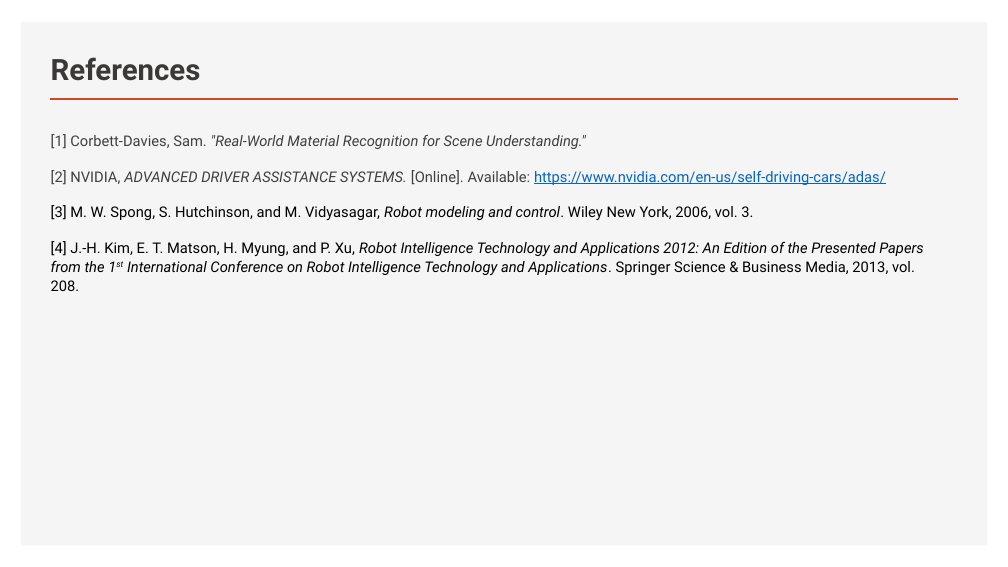
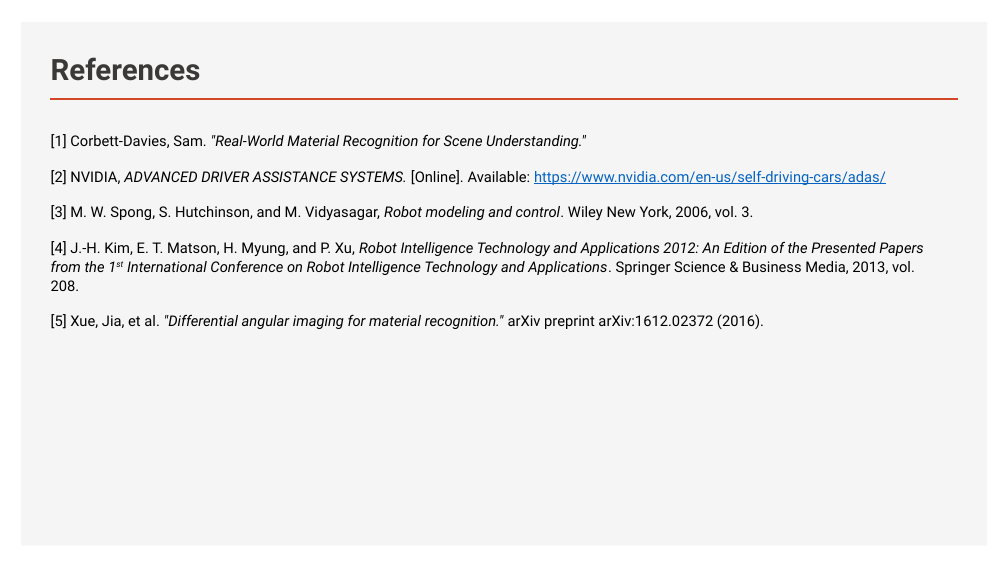
Before and after one commit to truongphucanh/material-classification, a slide deck: slide 14 of summary/slides/main.pptx (slide 11 before the commit). Drawn at 1008x567 pixels with LibreOffice and Linux fonts; fonts in the diff are those of the drawing. Boxes give left, top, right and bottom in pixels: in the first picture for what was removed or moved away, otherwise in the second. Text is boxed around its words. In the diff, an @@ line names an element or a change of style, - is before the commit and + after.

```diff
--- a/summary/slides/main.pptx
+++ b/summary/slides/main.pptx
@@ text at (x1=51, y1=134, x2=886, y2=185): text colour #C7C7C7 to #B4B4B4 in "[1] Corbett-Davies, Sam. "Real-World Material Recognition fo ...", "[2] NVIDIA, ADVANCED DRIVER ASSISTANCE SYSTEMS. [Online]. ..." @@
@@ text at (x1=51, y1=314, x2=764, y2=329): paragraph added @@
+[5] Xue, Jia, et al. "Differential angular imaging for material recognition." arXiv preprint arXiv:1612.02372 (2016).
```
Also in this commit, not shown: 5 other slides changed, 5 slides added, 1 slide removed.
